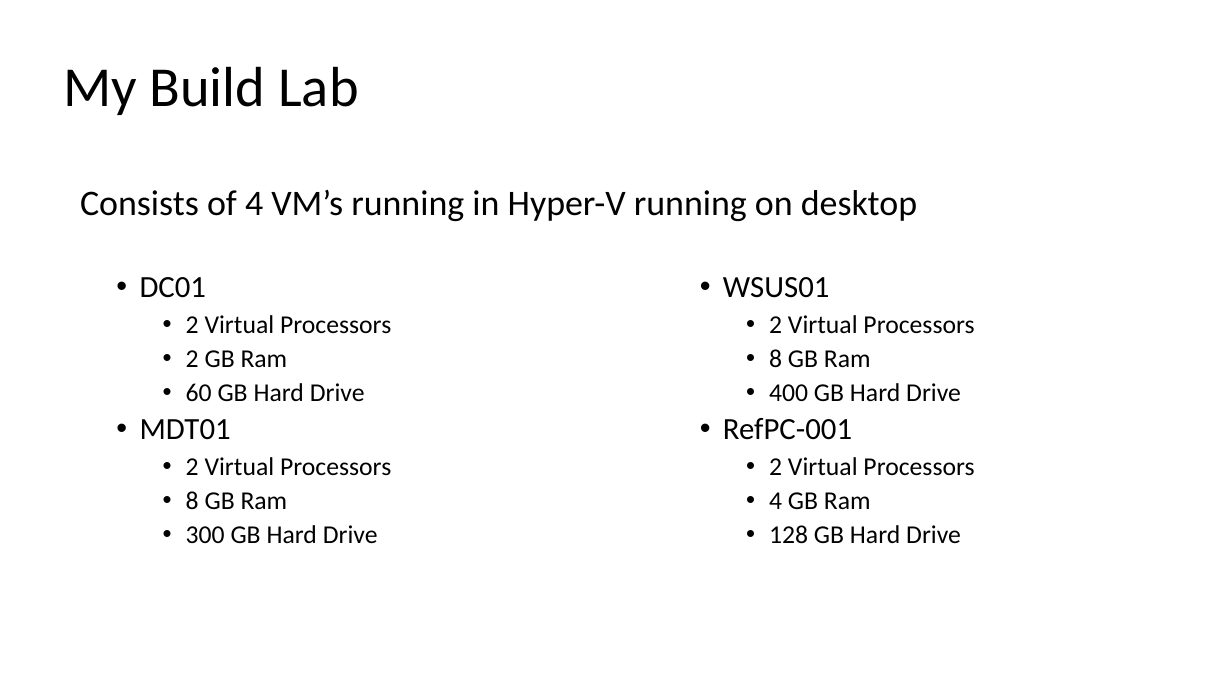
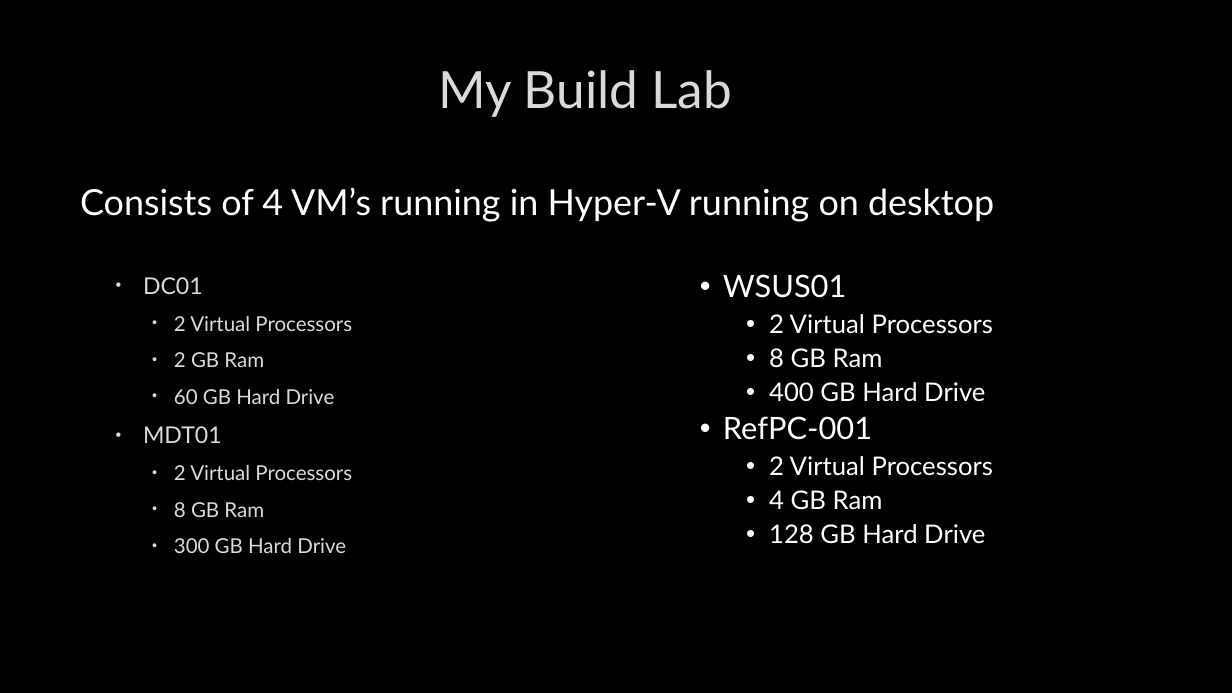
Before and after one commit to fydexx/HECC-2018, a slide deck: slide 4 of Deploying Windows 10 With MDT - Intro Slides.pptx. Drawn at 1232x693 pixels with LibreOffice and Linux fonts; fonts in the diff are those of the drawing; background and template pictures are left out. Boxes give left, top, right and bottom in pixels: in the first picture for what was removed or moved away, otherwise in the second. Text is boxed around its words. In the diff, an @@ line names an element or a change of style, - is before the commit and + after.

```diff
--- a/Deploying Windows 10 With MDT - Intro Slides.pptx
+++ b/Deploying Windows 10 With MDT - Intro Slides.pptx
@@ background #FFFFFF to picture (left out) @@
@@ title "My Build Lab" at [439, 70, 732, 117]: size 44 to 40 pt, font Calibri to Lato, text colour #000000 to #DADADA, letter outline none to #404040 0.75 pt; alignment left to centre; line spacing 0.9 to 1 @@
@@ text "Consists of 4 VM’s running ..." at [80, 187, 994, 222]: font Calibri to Lato, text colour #000000 to #FFFFFF @@
@@ text "DC01" at [143, 277, 352, 553]: size 24 to 18 pt in "DC01", "MDT01"; font Calibri to Lato, text colour #000000 to #DADADA, letter outline none to #404040 0.75 pt; size 20 to 16 pt in "2 Virtual Processors", "2 GB Ram", "60 GB Hard Drive", "2 Virtual Processors" and 2 more places; indent changed; line spacing 0.9 to 1; more space between paragraphs @@
@@ text "WSUS01" at [723, 274, 993, 544]: font Calibri to Lato, text colour #000000 to #FFFFFF @@
```
Also in this commit, not shown: 4 other slides changed.
